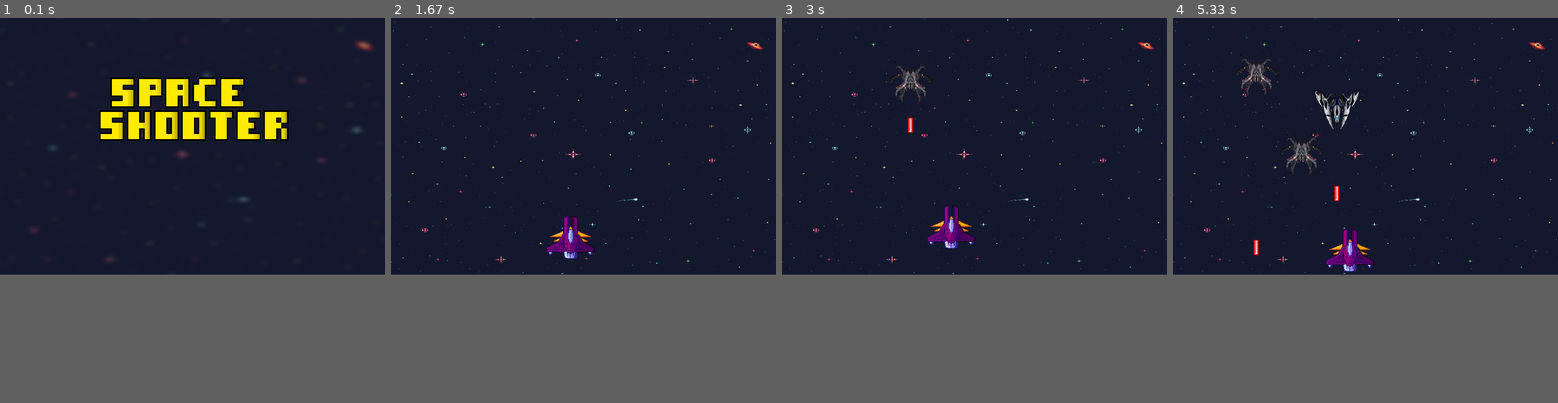
Above: before the commit, frames 1-4 (left to right).
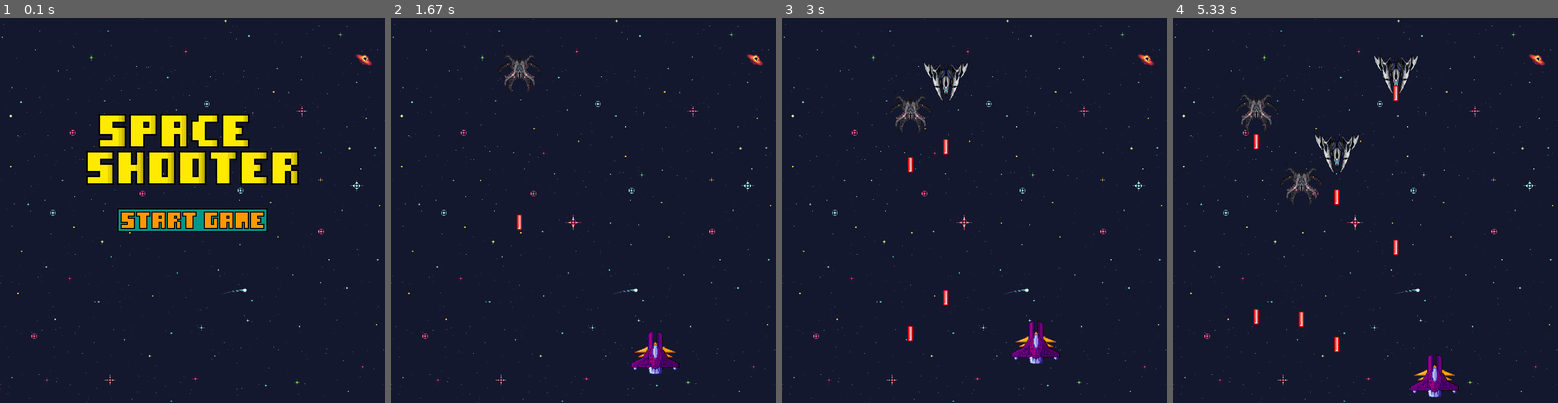
Above: after the commit, the same moments.

Repository: cjs-13/Projeto_pygame
Game: pygame game, started from main.py
The game is run twice, just before and just after one commit, with the same random seed, the same clock (stepped at 60 frames per second) and the same inputs.
Inputs (mouse positions are in pixels of both pictures, inside the frame that each line leads up to):
- Up to frame 1 (0.1 s): no input
- Up to frame 2 (1.67 s): click (583, 222) at 0.38 s; tap U at 0.67, 1.65 s; hold D 1-1.47 s; hold W from 1.5 s (still down)
- Up to frame 3 (3 s): release W at 1.8 s; hold D 1.83-2.3 s; hold A 2.33-2.87 s; hold S from 2.9 s (still down)
- Up to frame 4 (5.33 s): tap U at 3.05, 4.22 s; release S at 3.2 s; hold A 3.23-3.63 s; hold W 3.67-4.03 s; hold D 4.07-4.7 s; hold S 4.73-5.1 s; hold A from 5.13 s (still down)
The window is 750x500 before the commit and 750x750 after it. Grey fills any space a smaller window leaves; there, only what the larger window draws over its background counts as a difference.

The runs differ from the first frame. In frame 1, 13% of the frame differs, in the area x 0-100%, y 0-100%; in frame 2, 2.6%; in frame 3, 3.5%; in frame 4, 5.1%.

Commit message:
Acrescentado botao cliclavel no menu, padronizado escalas das imagens

Diff:
--- a/main.py
+++ b/main.py
@@ -4,21 +4,23 @@
 from sys import exit
 
 LARGURA = 750
-ALTURA = 500
+ALTURA = 750
 FPS = 60
 BRANCO = (255, 255, 255)
 RELOGIO = pygame.time.Clock()
-
+UP_SCALE_TITULO = 3
+UP_SCALE_MENU = 2
+SCALE_NAVE = (100, 90)
 
 pygame.init()
 TELA = pygame.display.set_mode((LARGURA, ALTURA))
 
 # Carregando imagens
-NAVE_PRINCIPAL = pygame.transform.scale(pygame.image.load(os.path.join("assets", "space_ship.png")).convert_alpha(), (100, 90))
+NAVE_PRINCIPAL = pygame.transform.scale(pygame.image.load(os.path.join("assets", "space_ship.png")).convert_alpha(), SCALE_NAVE)
 LASER_PRINCIPAL = pygame.image.load(os.path.join("assets", "laser_principal.png")).convert_alpha()
 NAVES_INIMIGAS = list()
 for i in range(1, 4):
-    NAVES_INIMIGAS.append(pygame.transform.scale(pygame.image.load(os.path.join("assets", f"enemy_ship ({i}).png")).convert_alpha(), (100, 90)))
+    NAVES_INIMIGAS.append(pygame.transform.scale(pygame.image.load(os.path.join("assets", f"enemy_ship ({i}).png")).convert_alpha(), SCALE_NAVE))
 LASER_RED = pygame.image.load(os.path.join("assets", "laser_red.png")).convert_alpha()
 LASER_BLUE = pygame.image.load(os.path.join("assets", "laser_blue.png")).convert_alpha()
 BG = pygame.transform.scale(pygame.image.load(os.path.join("assets", "BG.png")).convert(), (LARGURA, ALTURA))
@@ -26,7 +28,8 @@
 for i in range(1, 6):
     BG_MENU.append(pygame.transform.scale(pygame.image.load(os.path.join("assets", f"BG_menu ({i}).png")).convert(), (LARGURA, ALTURA)))
 ICONE = pygame.image.load(os.path.join("assets", "space_ship.png"))
-LOGO = pygame.transform.scale(pygame.image.load(os.path.join("assets", "titulo.png")), (400, 400))
+LOGO = pygame.transform.scale(pygame.image.load(os.path.join("assets", "titulo.png")), (138 * UP_SCALE_TITULO, 46 * UP_SCALE_TITULO))
+START = pygame.transform.scale(pygame.image.load(os.path.join("assets", "start.png")), (146 * UP_SCALE_MENU, 23 * UP_SCALE_MENU))
 
 pygame.display.set_caption("Space Shooter")
 pygame.display.set_icon(ICONE)
@@ -44,7 +47,7 @@
         if self.nave.tipo == "Jogador":
             tela.blit(self.img, (self.x + (self.nave.largura()//2) - (self.img.get_width()//2), self.y))
         elif self.nave.tipo == "Inimigo":
-            tela.blit(self.img, (self.x + (self.nave.largura()//2) - (self.img.get_width() // 2), self.y + self.nave.altura() - self.img.get_height()))
+            tela.blit(self.img, (self.x + (self.nave.largura()//2) - (self.img.get_width()//2), self.y + self.nave.altura() - self.img.get_height()))
 
     def mover(self, vel):
         self.y += vel
@@ -83,12 +86,12 @@
             self.cool_down_counter = self.firerate
             laser = Laser(self.x, self.y, self.laser_img, nave)
             self.lasers.append(laser)
-
         self.cool_down_counter -= 1
 
     def firerateup(self):
         if self.firerate >= 2:
             self.firerate -= 1
+
     def fireratedown(self):
         self.firerate += 1
 
@@ -150,10 +153,10 @@
             inimigos.remove(nave)
 
 def testa_colisao(obj1, obj2):
-    diff_x = obj2.x - obj1.x - (obj2.largura()//2) + (obj1.largura()//2)
-    diff_y = obj2.y - obj1.y
+    diff_x = int(obj2.x - obj1.x - (obj2.largura()//2) + (obj1.largura()//2))
+    diff_y = int(obj2.y - obj1.y)
     if obj2.tipo == "Jogador":
-        diff_y = diff_y - obj2.altura() + obj1.altura()
+        diff_y = int(diff_y - obj2.altura() + obj1.altura())
     return obj1.mascara.overlap(obj2.mascara, (diff_x, diff_y)) != None
 
 def main():
@@ -161,13 +164,12 @@
     jogador_vel = 5
     lasers_vel = 7
     inimigos_vel = 1
-    jogador = Jogador(300, ALTURA - 100)
+    jogador = Jogador(LARGURA/2 - NAVE_PRINCIPAL.get_width()/2, ALTURA - 100)
     inimigos = list()
     while jogando:
         RELOGIO.tick(FPS)
         TELA.blit(BG, (0, 0))
         jogador.draw(TELA)
-
         for nave in inimigos:
             nave.draw(TELA)
         for event in pygame.event.get():
@@ -211,33 +213,29 @@
             nave.atirar(nave)
             nave.mover_laser(lasers_vel, jogador)
             nave.mover_nave(inimigos_vel, nave, inimigos)
-        print(len(inimigos))
+
         pygame.display.flip()
 
 def menu_principal():
-    inicio = False
-    timer = 0
-    indice = 0
+    logo_largura = LOGO.get_width()
+    logo_altura = LOGO.get_height()
+    start_largura = START.get_width()
+    start_altura = START.get_height()
     while True:
         RELOGIO.tick(FPS)
-        TELA.blit(BG_MENU[indice], (0, 0))
-        TELA.blit(LOGO, (180, 100))
-
+        TELA.blit(BG, (0, 0))
+        TELA.blit(LOGO, (LARGURA/2 - logo_largura/2, ALTURA/4))
+        TELA.blit(START, (LARGURA/2 - start_largura/2, ALTURA/4 + logo_altura + start_altura))
         for event in pygame.event.get():
             if event.type == pygame.QUIT:
                 pygame.quit()
                 exit()
-            if event.type == pygame.KEYDOWN:
-                inicio = True
-
-        if inicio:
-            if timer < 10:
-                timer += 1
-            else:
-                indice += 1
-                timer = 0
-            if indice > 4:
-                main()
+            if event.type == pygame.MOUSEBUTTONDOWN:
+                pos = pygame.mouse.get_pos()
+                if pos[0] >= (LARGURA/2 - start_largura/2) and pos[0] <= (LARGURA/2 + start_largura/2):
+                    if pos[1] >= ALTURA/4 + logo_altura + start_altura and pos[1] <= ALTURA/4 + logo_altura + start_altura + start_altura:
+                        main()
+
         pygame.display.flip()
 
 menu_principal()
Binary file added: assets/start.png
Binary file changed: assets/titulo.png
